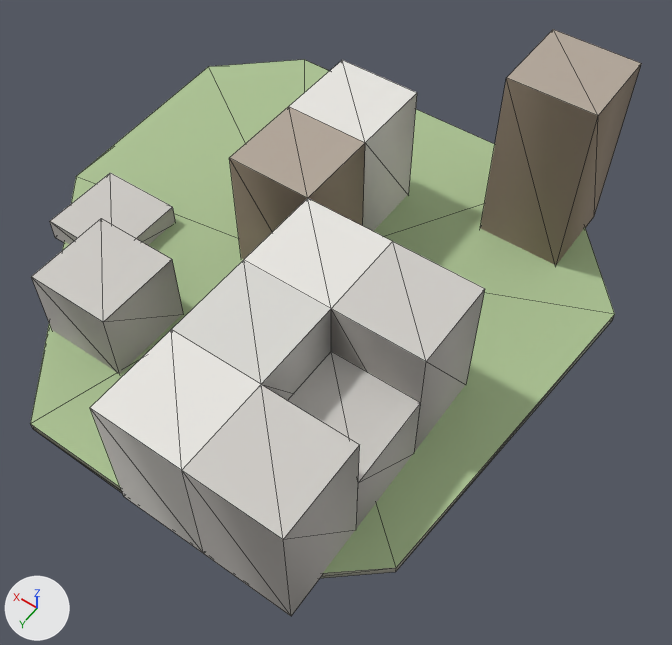
A saved change to the glTF model godot_project/remake/sky/islands/SKY-028.lod2.glb.
The view is the same before and after, from a 50 mm lens placed at (-67.0, 84.3, 119.8), pointed at (-10.5, 5.2, -4.4). Lighting does not change. The marker at lower left points along +X, +Y and +Z. The picture after the commit comes second. Mesh edges are drawn as thin lines. Vertices at exactly the same position are counted once.

Objects in the first picture: 'deck', 'rock', 'warren_hull'.
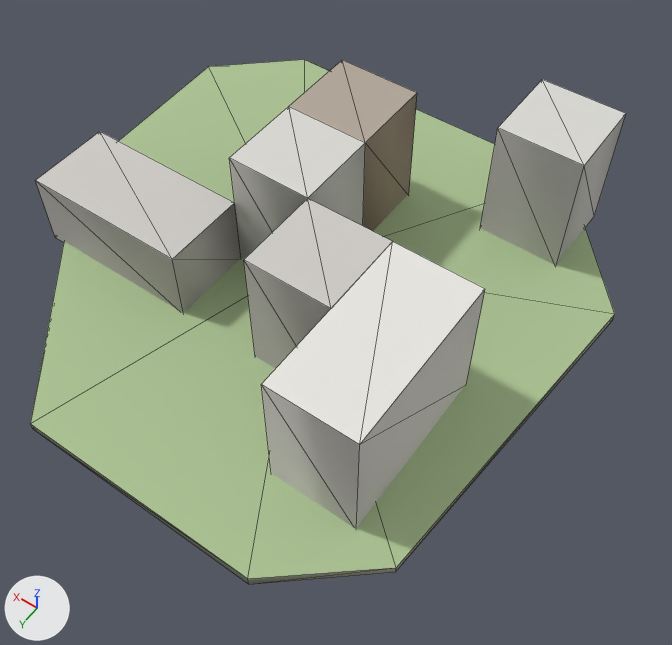
Diff of the bpy script that builds the scene:
```diff
--- a/godot_project/remake/sky/islands/SKY-028.lod2.glb.py
+++ b/godot_project/remake/sky/islands/SKY-028.lod2.glb.py
@@ me_warren_hull @@
 # used by ob_warren_hull; location = (0.0, 0.0, 0.0)
 # verts and faces of me_warren_hull; kept vertices keep their numbers, new ones are numbered from 61
 # before: 24 (-36.0, -24.0, 32.4) at pixel (598, 115), 25 (-21.0, -24.0, 32.4) at pixel (506, 77), 26 (-21.0, -39.0, 32.4) at pixel (553, 29), 27 (-36.0, -39.0, 32.4) at pixel (641, 63)
-me_warren_hull.from_pydata(...)  # 61 vertices, 110 faces; spans x -36.0..39.0, y -39.0..51.0, z -0.5..32.4
+me_warren_hull.from_pydata(...)  # 39 vertices, 60 faces; spans x -36.0..39.0, y -39.0..36.0, z -0.5..22.8
+# me_warren_hull part 1
+# 25 vertices are removed from x -36.0..39.0, y 6.0..51.0, z -0.5..22.8
+# 68 faces are deleted
+# 3 vertices are added at (39.0, 21.0, 13.2), (39.0, 6.0, 13.2), (9.0, 6.0, 13.2)
+# 18 new faces join them
+# me_warren_hull part 2
+for i in [*range(24, 28)]: verts[i] += (0.0, 0.0, -9.6)
+# me_warren_hull part 3: 42 kept faces spanning x -36.0..9.0, y -39.0..21.0, z -0.5..22.8 get new vertex colours
 me_warren_hull.materials.append(mat_sky_lod_bldg)
```

Changed parts and their boxes [x1, y1, x2, y2] in the pictures (672 x 645 px; the box of a moved part takes in the faces that stretch with it):
'warren_hull', reshaped (20% shorter)
    before: [31, 29, 642, 616]
    after: [35, 60, 626, 529]
part 1 of me_warren_hull, cut back
    before: [31, 173, 485, 616]
    after: [35, 132, 485, 529]
part 2 of me_warren_hull, moved or reshaped
    before: [480, 29, 642, 265]
    after: [480, 79, 626, 265]
part 3 of me_warren_hull, recoloured
    before: [229, 29, 642, 308]
    after: [229, 60, 626, 369]
